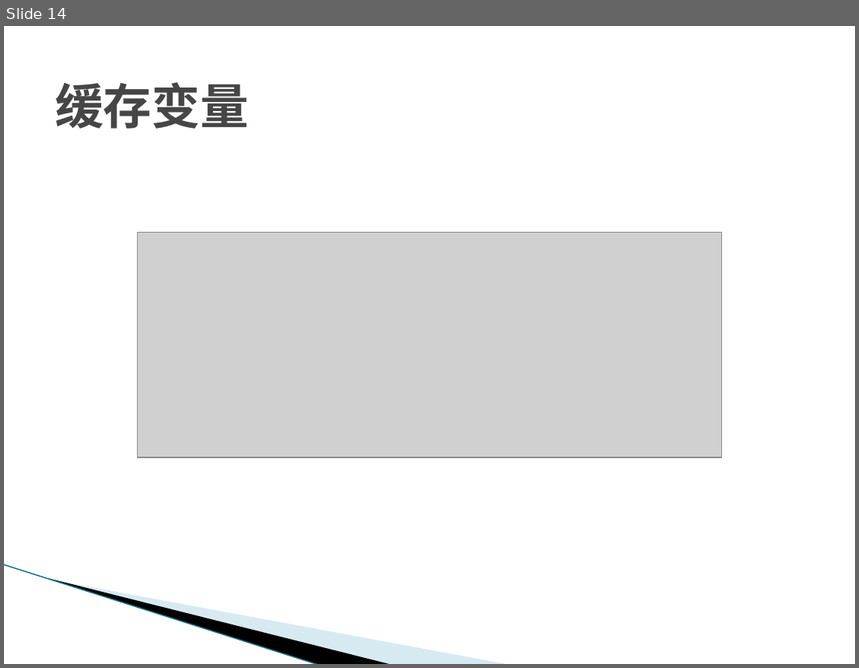
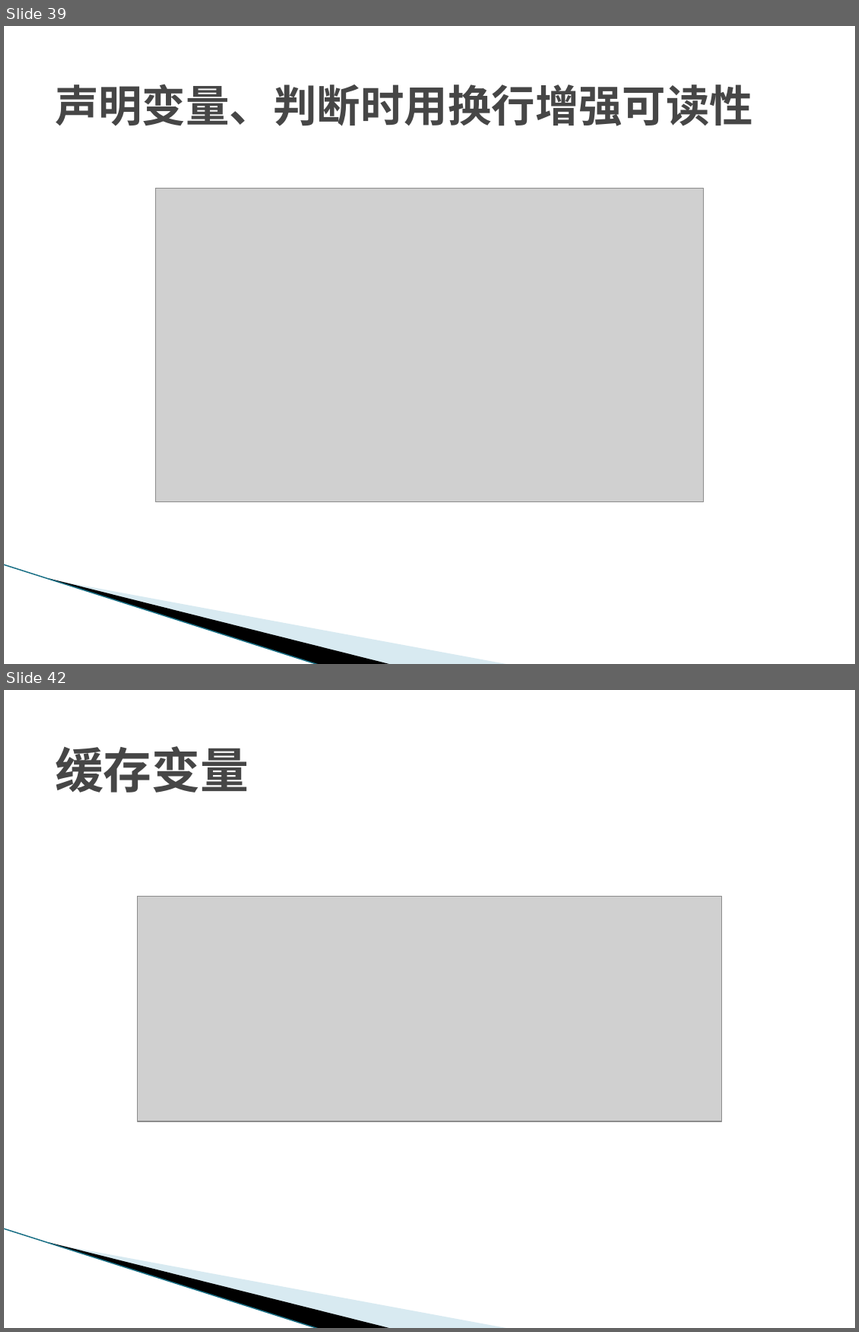
Before and after one commit to temberature/squery, a slide deck: doc/jQuery源码鉴赏.pptx. Shown one above the other, each under a label of ours: slide 14 before the commit, slides 39 and 42 after it; the slides between them are not shown. The pictures are 859x668 and 859x1332 pixels, drawn with LibreOffice and Linux fonts; fonts in the diff are those of the drawing; grey boxes stand for pictures; background and template pictures are left out. Boxes give left, top, right and bottom in pixels: in the first picture for what was removed or moved away, otherwise in the second. Text is boxed around its words. In the diff, an @@ line names an element or a change of style, - is before the commit and + after.

```diff
--- a/doc/jQuery源码鉴赏.pptx
+++ b/doc/jQuery源码鉴赏.pptx
@@ slide 39 added at (x1=4, y1=26, x2=855, y2=664), background #FFFFFF; not listed: 3 template elements that a slide beside it also shows @@
@@ title added at (x1=55, y1=84, x2=753, y2=126), 36.9 pt, text #464646, bold @@
+声明变量、判断时用换行增强可读性
@@ picture added at (x1=155, y1=189, x2=704, y2=503) @@
@@ what was slide 14 is now slide 42 @@
```
Also in this commit, not shown: 8 slides changed, 27 other slides added, 7 slides removed, 24 other files.
